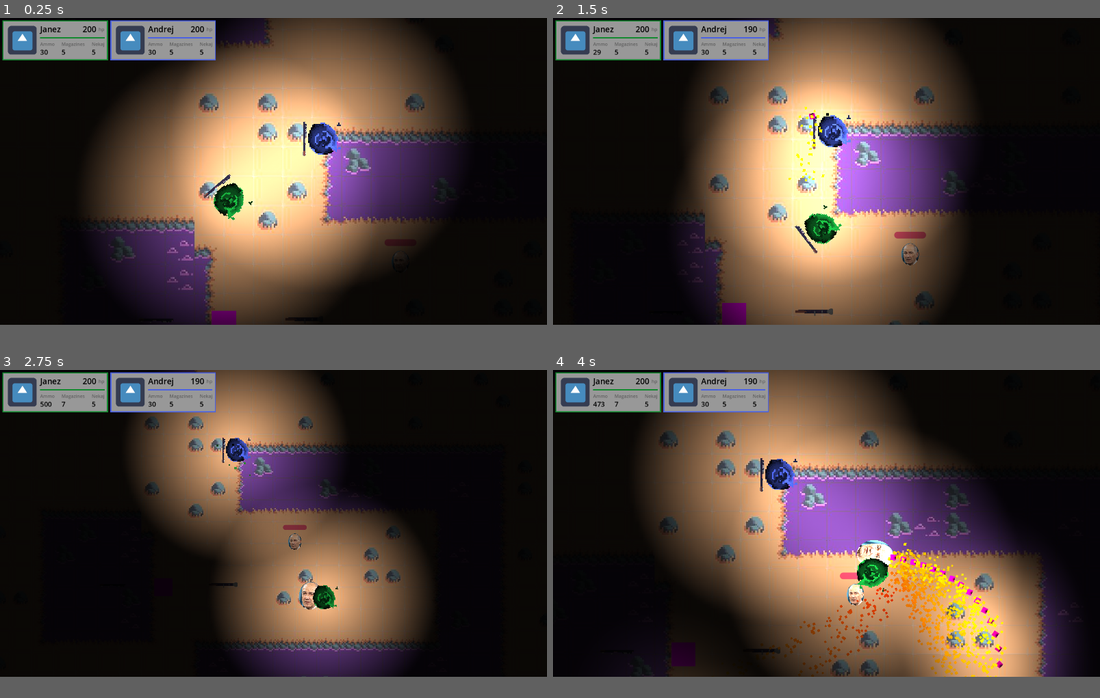
Above: before the commit, frames 1-4 (two rows, left to right).
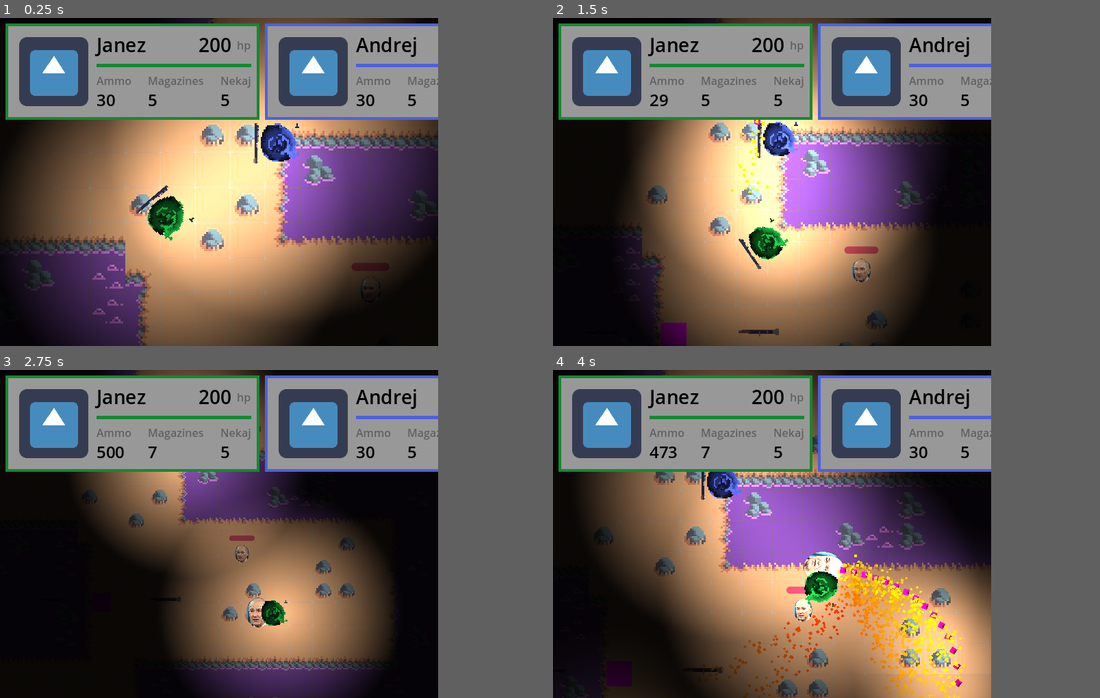
Above: after the commit, the same moments.

Repository: LanVukusic/GameX
Game: Godot game, scene res://TEST.tscn
Same seed, same stepped clock (60 frames per second), same inputs: the game is played once before the commit and once after it. The engine's default icon, where the game draws it, is replaced by a stand-in: a white triangle on a blue panel in a dark square.
Inputs (mouse positions are in pixels of both pictures, inside the frame that each line leads up to):
- Up to frame 1 (0.25 s): no input
- Up to frame 2 (1.5 s): move the mouse to (946, 155) at 0.52 s; hold Right (ui_right) 0.53-1.28 s; hold L (Lamp) 0.53-1.28 s; move the mouse to (717, 185) at 1.27 s; hold Down (ui_down) from 1.28 s (still down); click (717, 185) at 1.35 s
- Up to frame 3 (2.75 s): move the mouse to (328, 455) at 2.02 s; release Down (ui_down) at 2.03 s; hold Right (ui_right) from 2.03 s (still down); hold 1 (WeaponSwitch) from 2.03 s (still down)
- Up to frame 4 (4 s): move the mouse to (799, 583) at 2.77 s; release Right (ui_right) at 2.78 s; release 1 (WeaponSwitch) at 2.78 s; hold Up (ui_up) 2.78-3.53 s; tap L (Lamp) at 2.85 s; move the mouse to (990, 570) at 3.52 s; press the mouse at (990, 570) at 3.53 s; hold Left (ui_left) from 3.53 s (still down)
In our replay, the window is 799x449 before the commit and 640x480 after it. These sizes can differ from the game's own. Grey fills any space a smaller window leaves; there, only what the larger window draws over its background counts as a difference.

The runs differ from the first frame. In frame 1, 62% of the frame differs, in the area x 0-85%, y 0-100%; in frame 2, 59%; in frame 3, 51%; in frame 4, 70%, in the area x 0-96%, y 0-100%.
Error in both runs: Invalid access to property or key 'lamp' on a base object of type 'CharacterBody2D (Player)'. (res://Entities/Player/PlayerDevNode.gd:53)

Commit message:
small update

Diff:
--- a/Godot/Components/PickUp/PickUp.tscn
+++ b/Godot/Components/PickUp/PickUp.tscn
@@ -1,18 +1,9 @@
-[gd_scene load_steps=4 format=3 uid="uid://b5n6tc3kklr8q"]
+[gd_scene load_steps=2 format=3 uid="uid://b5n6tc3kklr8q"]
 
-[ext_resource type="Script" path="res://Components/hurtbox_component.gd" id="1_ftd4i"]
-[ext_resource type="Script" path="res://Components/PickUp/pick_up_logic.gd" id="1_muq3j"]
-
-[sub_resource type="CircleShape2D" id="CircleShape2D_r50w1"]
+[ext_resource type="Script" path="res://Components/PickUp/pick_up.gd" id="1_3j2cj"]
 
 [node name="PickUp" type="Node2D"]
-script = ExtResource("1_muq3j")
+script = ExtResource("1_3j2cj")
 
 [node name="Sprite2D" type="Sprite2D" parent="."]
 unique_name_in_owner = true
-
-[node name="HurtboxComponent" type="Area2D" parent="."]
-script = ExtResource("1_ftd4i")
-
-[node name="CollisionShape2D" type="CollisionShape2D" parent="HurtboxComponent"]
-shape = SubResource("CircleShape2D_r50w1")
--- a/Godot/Components/hurtbox_component.gd
+++ b/Godot/Components/hurtbox_component.gd
@@ -10,6 +10,8 @@
 func relay_damage(attack: AttackComponent):
 	if HealthComponent:
 		health_component.take_damage(attack)
+	else :
+		("no health component")
 
 func relay_status_effect(status: PackedScene):
 	if status_effects_handler:
--- a/Godot/Components/inventory_component.gd
+++ b/Godot/Components/inventory_component.gd
@@ -2,7 +2,7 @@
 class_name InventoryComponent
 
 @export var items_held: Array[Item]
-
+@export var weapon_manager: WeaponManager
 
 # Called when the node enters the scene tree for the first time.
 func _ready() -> void:
@@ -12,5 +12,13 @@
 func _process(delta: float) -> void:
 	pass
 
+
 func add_item(item: Item):
+	if item is WeaponItem:
+		weapon_manager.add_weapon(item)
+
+	items_held.append(item)
+
+
+func drop_item(item: Item):
 	pass
--- a/Godot/Components/pick_up_component.gd
+++ /dev/null
@@ -1,11 +0,0 @@
-extends Node2D
-
-
-# Called when the node enters the scene tree for the first time.
-func _ready() -> void:
-	pass # Replace with function body.
-
-
-# Called every frame. 'delta' is the elapsed time since the previous frame.
-func _process(delta: float) -> void:
-	pass
--- a/Godot/Entities/Player/Player.gd
+++ b/Godot/Entities/Player/Player.gd
@@ -63,4 +63,5 @@
 	return self
 
 func die():
+	print("DED!!!")
 	queue_free()
--- a/Godot/Entities/Player/Player.tscn
+++ b/Godot/Entities/Player/Player.tscn
@@ -56,7 +56,7 @@
 shape = SubResource("CircleShape2D_aj4h7")
 
 [node name="PointLight2D" type="PointLight2D" parent="."]
-position = Vector2(-2, 1)
+position = Vector2(15, 1)
 scale = Vector2(8, 8)
 energy = 1.2
 texture = SubResource("GradientTexture2D_kwrs8")
@@ -74,6 +74,9 @@
 
 [node name="CollisionShape2D" type="CollisionShape2D" parent="HurtboxComponent"]
 shape = SubResource("CircleShape2D_q831g")
+
+[node name="InventoryComponent" type="Node" parent="."]
+script = ExtResource("12_50v3v")
 
 [node name="HealthCopomnent" type="Node" parent="."]
 script = ExtResource("7_4gix7")
@@ -97,6 +100,3 @@
 script = ExtResource("11_nkggg")
 actor = NodePath("..")
 look_speed = 10.0
-
-[node name="InventoryComponent" type="Node" parent="."]
-script = ExtResource("12_50v3v")
--- a/Godot/UI/UIPlayerNode.gd
+++ b/Godot/UI/UIPlayerNode.gd
@@ -11,8 +11,8 @@
 
 # Called when the node enters the scene tree for the first time.
 func _ready() -> void:
+	connect_singals()
 	connected_player.weapon_manager.weapon_switched.connect(connect_singals)
-	connect_singals()
 	connected_player.weapon_manager.current_weapon.weapon_stats.force_signal()
 	connected_player.healthcomponent.force_signal()
 
@@ -36,6 +36,9 @@
 	self.add_theme_stylebox_override("panel", new_style)
 	color_rect.color = color
 
+func _on_player_death():
+	("print ded")
+	self.queue_free()
 
 func connect_singals():
 	if (!connected_player.weapon_manager.current_weapon.weapon_stats.ammo_change.is_connected(set_curr_ammo_count)):
@@ -49,3 +52,7 @@
 
 	if (!connected_player.healthcomponent.sig_health_changed.is_connected(set_curr_health)):
 		connected_player.healthcomponent.sig_health_changed.connect(set_curr_health)
+
+	if (!connected_player.healthcomponent.sig_died.is_connected(_on_player_death)):
+		connected_player.healthcomponent.sig_died.is_connected(_on_player_death)
+		print("connectd ded")
--- a/Godot/WeaponManager/weapon_manager.gd
+++ b/Godot/WeaponManager/weapon_manager.gd
@@ -18,6 +18,11 @@
 
 	switch_weapons_pressed.connect(switch_weapon)
 	switch_weapon()
+
+
+func add_weapon(weapon_resource: WeaponItem):
+	var instance = weapon_resource.scene.instantiate()
+	weapon_stack.append(instance)
 
 
 func switch_weapon():
--- a/Godot/project.godot
+++ b/Godot/project.godot
@@ -17,8 +17,8 @@
 
 [display]
 
-window/size/viewport_width=1920
-window/size/viewport_height=1080
+window/size/viewport_width=640
+window/size/viewport_height=480
 
 [global_group]
 
Renamed: Godot/Components/PickUp/pick_up_logic.gd -> Godot/Components/PickUp/pick_up.gd
Not shown: 1 places in Godot/TEST.tscn that only renumber resources
